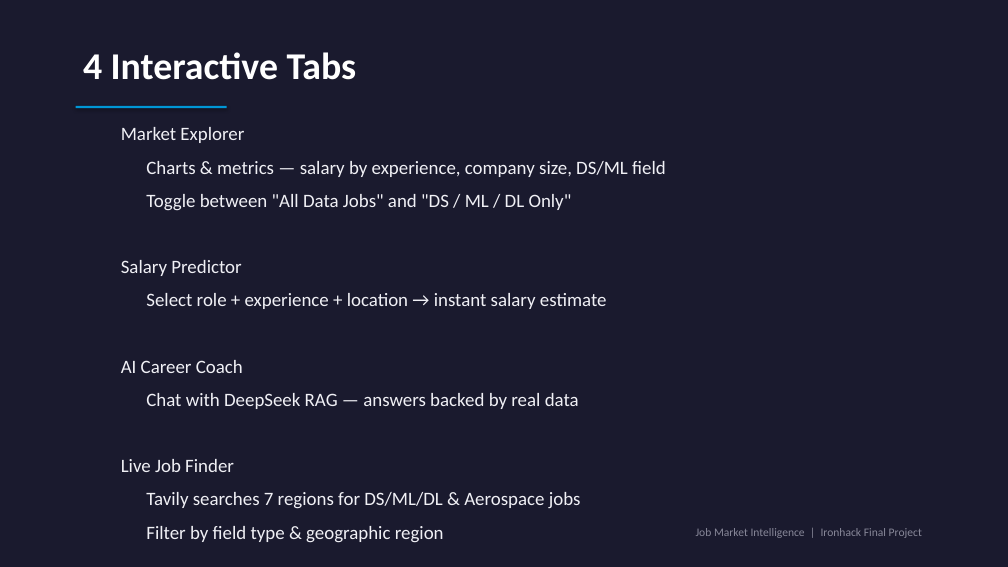
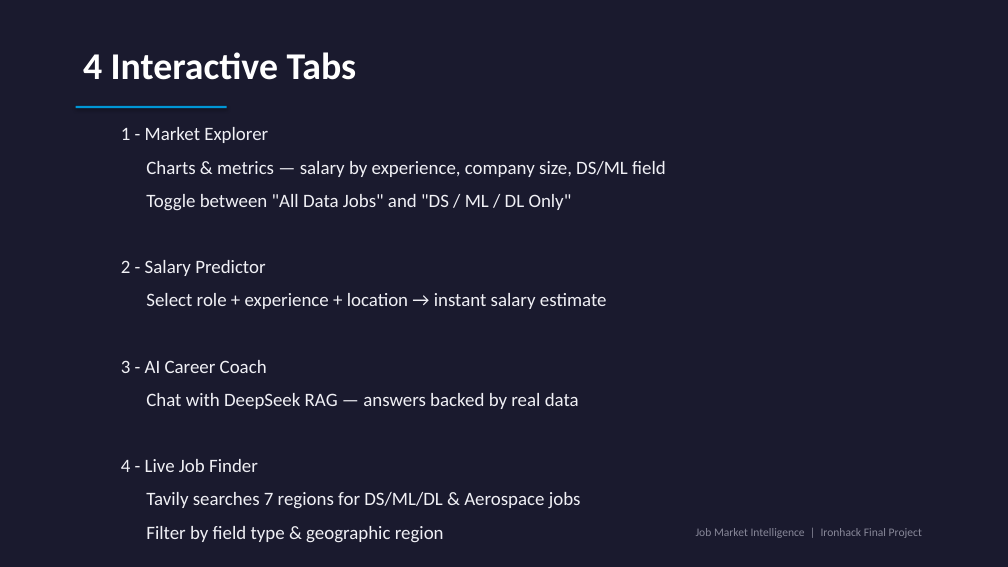
Before and after one commit to windows2t2/project-graduation, a slide deck: slide 3 of presentation_v4.pptx. Drawn at 1008x567 pixels with LibreOffice and Linux fonts; fonts in the diff are those of the drawing. Boxes give left, top, right and bottom in pixels: in the first picture for what was removed or moved away, otherwise in the second. Text is boxed around its words. In the diff, an @@ line names an element or a change of style, - is before the commit and + after.

```diff
--- a/presentation_v4.pptx
+++ b/presentation_v4.pptx
@@ text at bbox=[121, 127, 268, 143]: text changed @@
-Market Explorer
+1 - Market Explorer
@@ text at bbox=[121, 260, 265, 276]: text changed @@
-Salary Predictor
+2 - Salary Predictor
@@ text at bbox=[121, 360, 267, 373]: text changed @@
-AI Career Coach
+3 - AI Career Coach
@@ text at bbox=[121, 459, 258, 472]: text changed @@
-Live Job Finder
+4 - Live Job Finder
```
Also in this commit, not shown: 4 other slides changed, 1 slide added, 1 slide removed.
